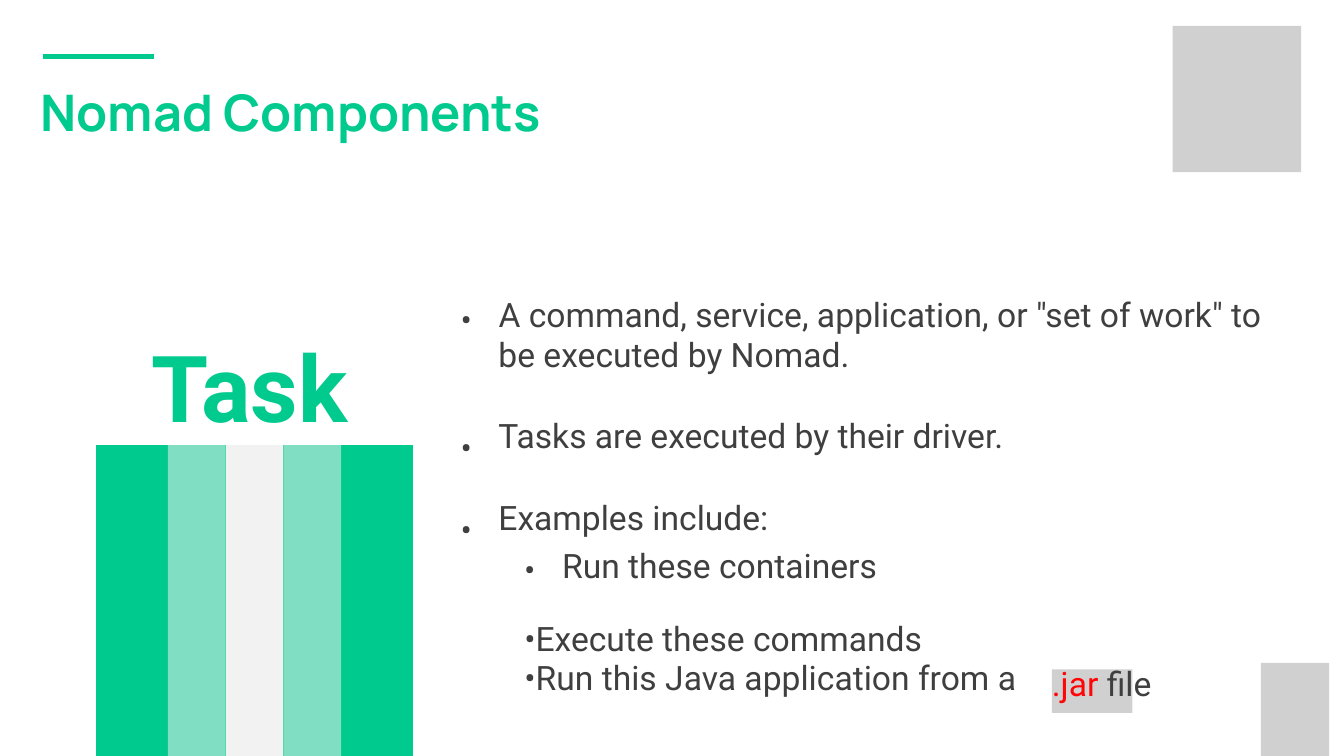
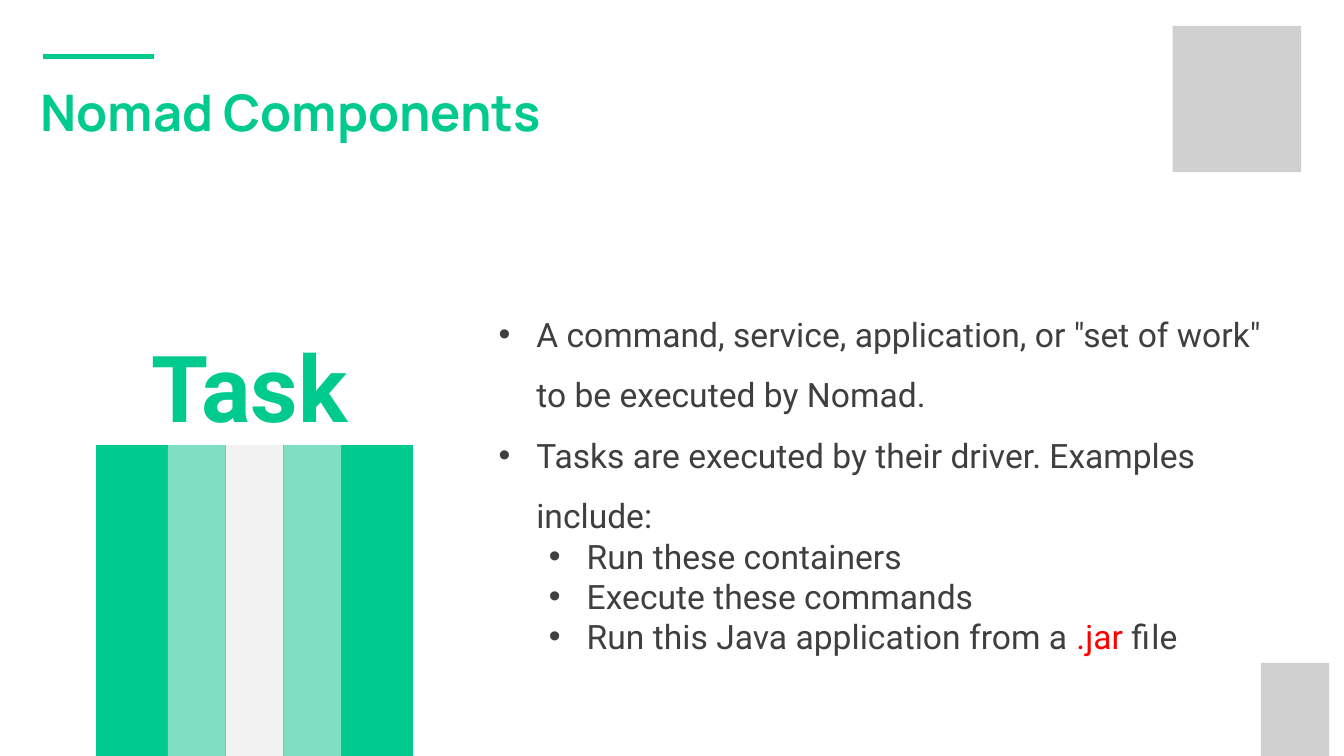
Before and after one commit to sahil7879/nomad-training, a slide deck: slide 12 of 1-Nomad+Introduction.pptx. Drawn at 1344x756 pixels with LibreOffice and Linux fonts; fonts in the diff are those of the drawing; grey boxes stand for pictures; background and template pictures are left out. Boxes give left, top, right and bottom in pixels: in the first picture for what was removed or moved away, otherwise in the second. Text is boxed around its words. In the diff, an @@ line names an element or a change of style, - is before the commit and + after.

```diff
--- a/1-Nomad+Introduction.pptx
+++ b/1-Nomad+Introduction.pptx
@@ text removed at [461, 292, 473, 338] @@
-•
@@ text at [536, 321, 1261, 656]: text changed @@
-A command, service, application, or "set of work" to
+• A command, service, application, or "set of work" to be executed by Nomad.
+• Tasks are executed by their driver. Examples include:
+  • Run these containers
+  • Execute these commands
+  • Run this Java application from a .jar file
@@ text removed at [498, 342, 1004, 537] @@
-be executed by Nomad.
-Tasks are executed by their driver. Examples include:
@@ text removed at [461, 386, 473, 538] @@
-• •
@@ text removed at [524, 562, 536, 592] @@
-•
@@ text removed at [562, 553, 877, 579] @@
-Run these containers
@@ text removed at [524, 626, 1016, 697] @@
-•Execute these commands
-•Run this Java application from a
@@ text removed at [1052, 665, 1152, 704] @@
-.jar file
@@ picture removed at [1053, 669, 1133, 713] @@
```
Also in this commit, not shown: 16 other slides changed, 2 other files.
